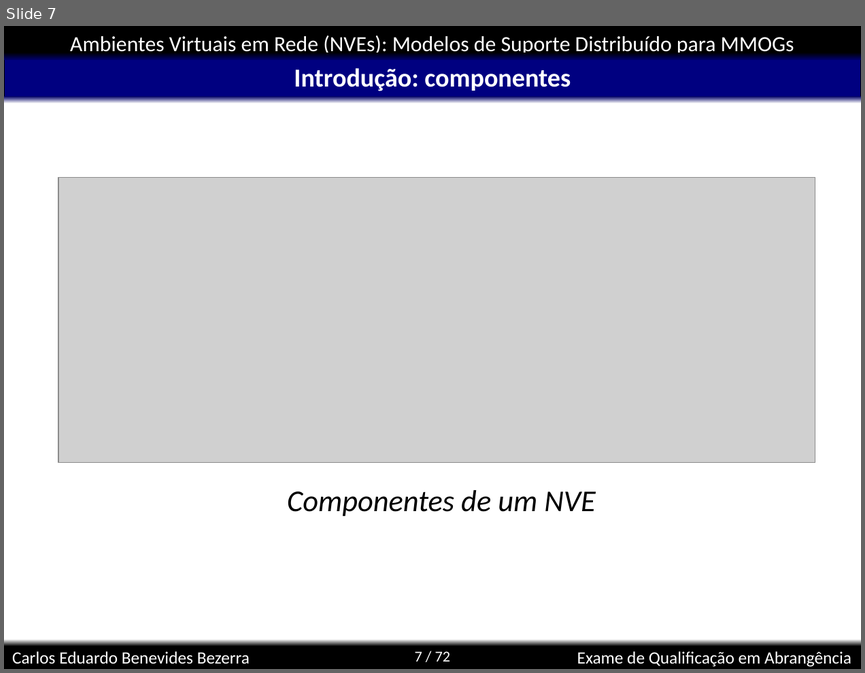
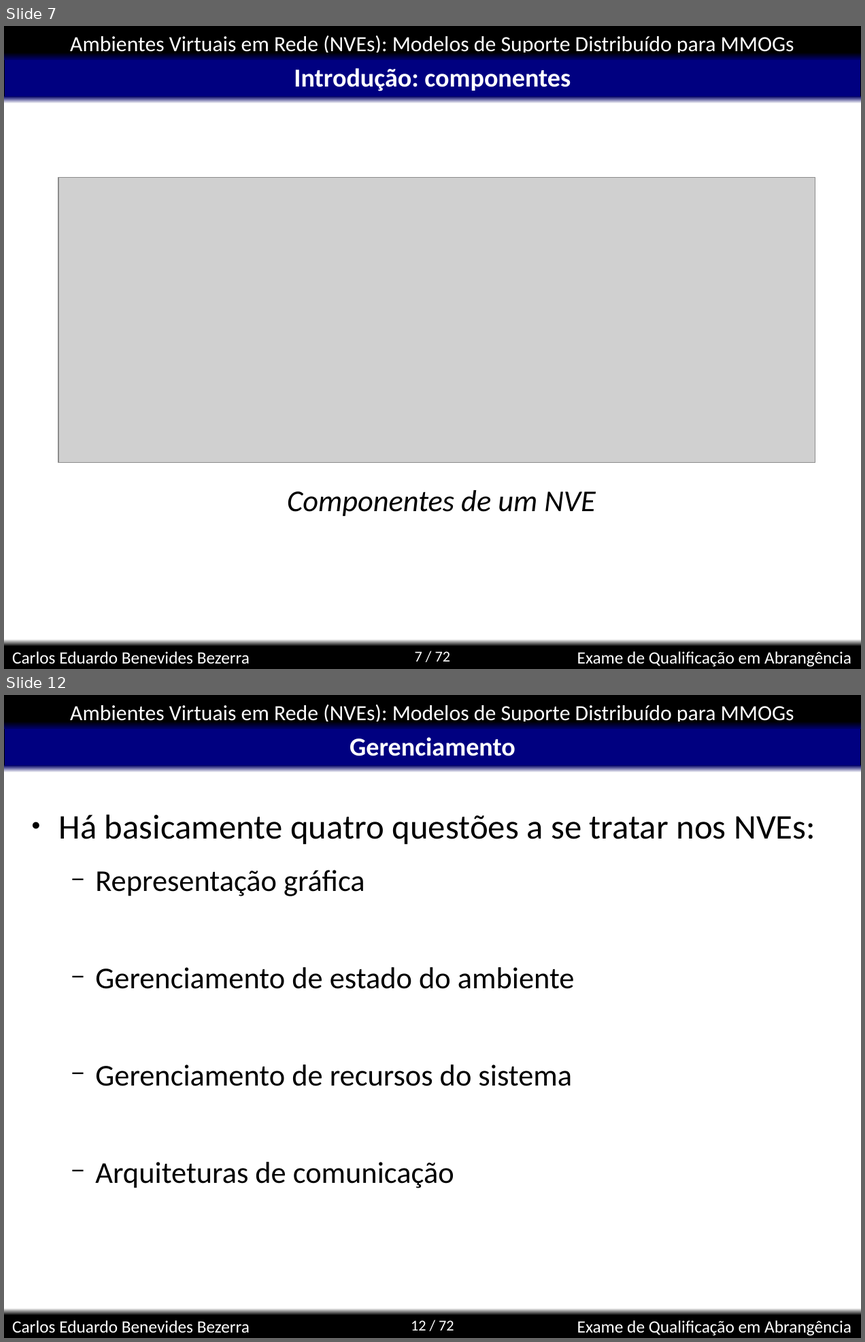
Before and after one commit to kdubezerra/kdubezerra, a slide deck: disciplinas/cmp600/app.ppt. Shown one above the other, each under a label of ours: slide 7 before the commit, slides 7 and 12 after it; the slides between them are not shown. The pictures are 865x673 and 865x1342 pixels, drawn with LibreOffice and Linux fonts; fonts in the diff are those of the drawing; grey boxes stand for pictures; background and template pictures are left out. Boxes give left, top, right and bottom in pixels: in the first picture for what was removed or moved away, otherwise in the second. Text is boxed around its words. In the diff, an @@ line names an element or a change of style, - is before the commit and + after.

```diff
--- a/disciplinas/cmp600/app.ppt
+++ b/disciplinas/cmp600/app.ppt
@@ slide 12 added at <box>4,695,861,1338</box>, background #FFFFFF; not listed: 8 template elements that a slide beside it also shows @@
@@ title added at <box>349,737,515,756</box>, 24 pt, text #FFFFFF, bold @@
+Gerenciamento
@@ text added at <box>58,814,815,1188</box>, 28 pt, text #000000 @@
+● Há basicamente quatro questões a se tratar nos NVEs:
+  − Representação gráfica
+  − Gerenciamento de estado do ambiente
+  − Gerenciamento de recursos do sistema
+  − Arquiteturas de comunicação
```
Also in this commit, not shown: 1 slide changed, 8 other slides added, 1 slide removed, 3 other files.
